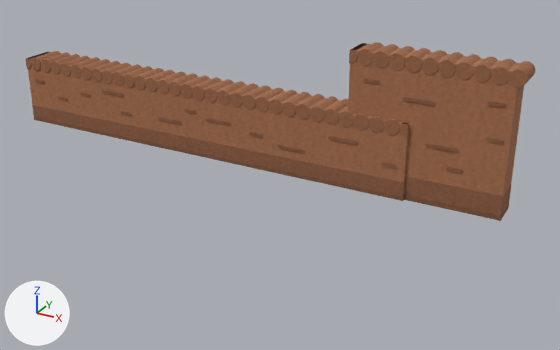
A saved change to the glTF model wereld/models/grond_level5.glb.
The view is the same before and after, from a camera (50 mm lens) standing at (27.5, -25.8, 12.5) and looking at (13.2, 0.2, -0.5). Lighting does not change. The marker at lower left points along +X, +Y and +Z. The first picture is the older version. Vertices at exactly the same position are counted once.

In view in the first picture: 'grond_L5_01', 'grond_L5_02'.
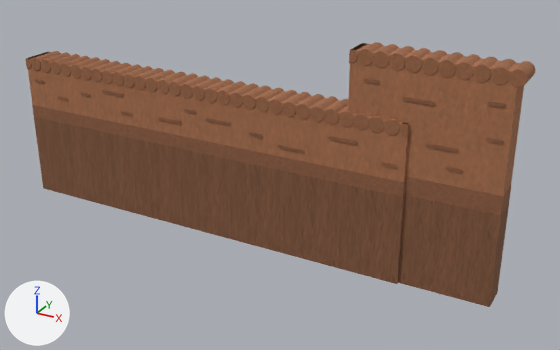
Diff of the bpy script that builds the scene:
```diff
--- a/wereld/models/grond_level5.glb.py
+++ b/wereld/models/grond_level5.glb.py
@@ me_grond_l5_01 @@
 # used by ob_grond_l5_01; location = (0.0, 0.0, 0.0)
-me_grond_l5_01.from_pydata(...)  # 5444 vertices, 10696 faces; spans x 0.3..18.9, y -0.7..0.7, z 0.0..3.1
+me_grond_l5_01.from_pydata(...)  # 5444 vertices, 10696 faces; spans x 0.3..18.9, y -0.7..0.7, z -3.6..3.1
+# me_grond_l5_01 part 1: all 24 vertices in x 0.3..18.9, y -0.7..0.7, z 0.0 are moved by (0.0, 0.0, -3.6)
 me_grond_l5_01.materials.append(mat_krabbels_aarde)
@@ me_grond_l5_02 @@
 # used by ob_grond_l5_02; location = (0.0, 0.0, 0.0)
-me_grond_l5_02.from_pydata(...)  # 2054 vertices, 4028 faces; spans x 16.48..22.8, y -0.59..0.58, z -0.01..5.5
+me_grond_l5_02.from_pydata(...)  # 2054 vertices, 4028 faces; spans x 16.48..22.8, y -0.59..0.58, z -3.61..5.5
+# me_grond_l5_02 part 2: all 24 vertices in x 16.49..22.51, y -0.57..0.57, z -0.01..0.01 are moved by (0.0, 0.0, -3.6)
 me_grond_l5_02.materials.append(mat_krabbels_aarde)
```

Changed parts and their boxes (x1, y1, x2, y2) in the pictures (560 x 350 px; the box of a moved part takes in the faces that stretch with it):
'grond_L5_01', reshaped (55% taller)
    before: (26, 51, 410, 201)
    after: (26, 51, 410, 284)
'grond_L5_02', reshaped (48% taller)
    before: (348, 42, 535, 221)
    after: (348, 42, 535, 307)
part 1 of me_grond_l5_01, moved or reshaped
    before: (34, 117, 404, 201)
    after: (34, 117, 404, 284)
part 2 of me_grond_l5_02, moved or reshaped
    before: (404, 197, 509, 221)
    after: (398, 197, 509, 307)
